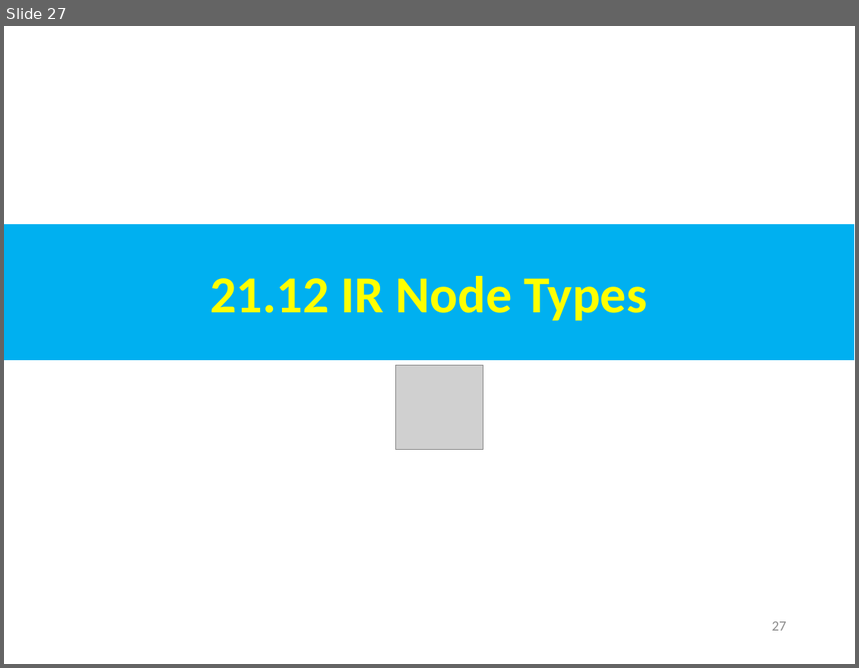
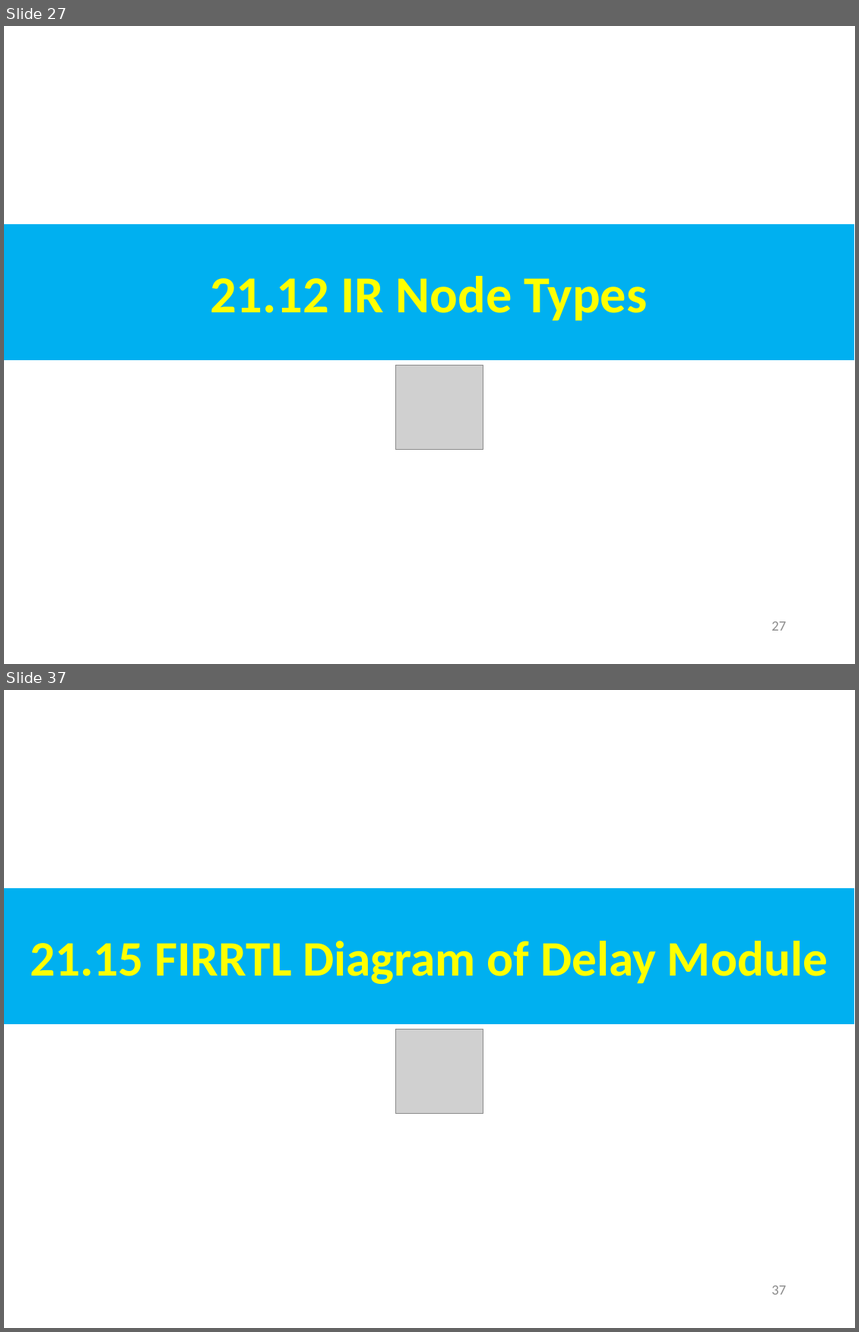
Before and after one commit to peterhchen/AIU_CS800_Chisel, a slide deck: 500_UCSC_HWD/021_FIRRTL/000_Video/021.FIRRTL.ppt. Shown one above the other, each under a label of ours: slide 27 before the commit, slides 27 and 37 after it; the slides between them are not shown. The pictures are 859x668 and 859x1332 pixels, drawn with LibreOffice and Linux fonts; fonts in the diff are those of the drawing; grey boxes stand for pictures. Boxes give left, top, right and bottom in pixels: in the first picture for what was removed or moved away, otherwise in the second. Text is boxed around its words. In the diff, an @@ line names an element or a change of style, - is before the commit and + after.

```diff
--- a/500_UCSC_HWD/021_FIRRTL/000_Video/021.FIRRTL.ppt
+++ b/500_UCSC_HWD/021_FIRRTL/000_Video/021.FIRRTL.ppt
@@ slide 37 added at (4,690,855,1328), background #FFFFFF @@
@@ rectangle added at (4,888,854,1024), fill #00B0F0, 42 pt, text #FFFF00, bold @@
+21.15 FIRRTL Diagram of Delay Module
@@ picture added at (396,1030,484,1114) @@
@@ page number added at (772,1286,786,1295), 12 pt, text #8B8B8B @@
+37
```
Also in this commit, not shown: 1 slide changed, 21 other slides added.
